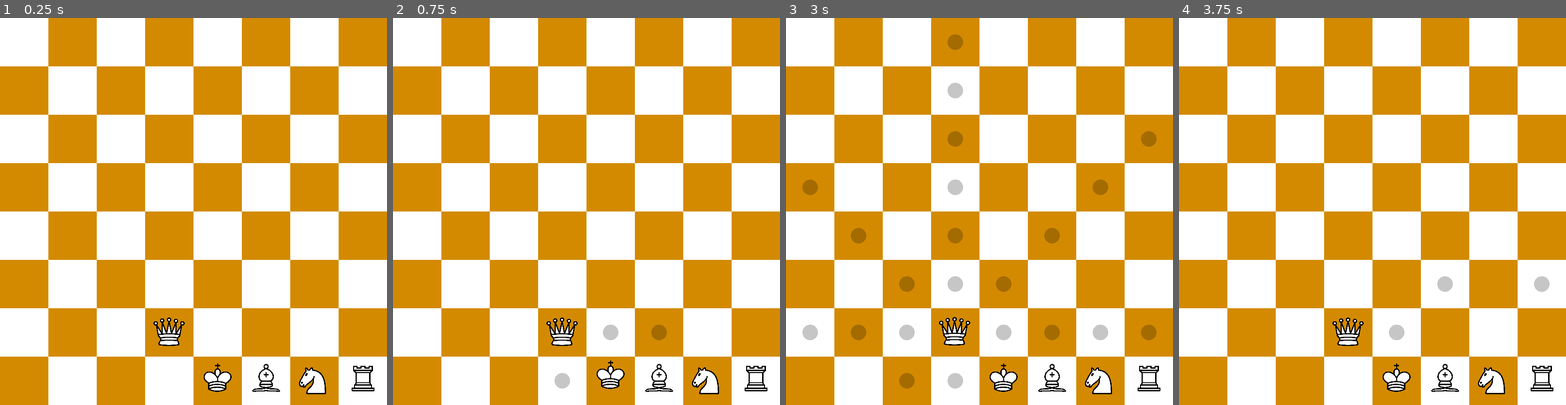
Above: before the commit, frames 1-4 (left to right).
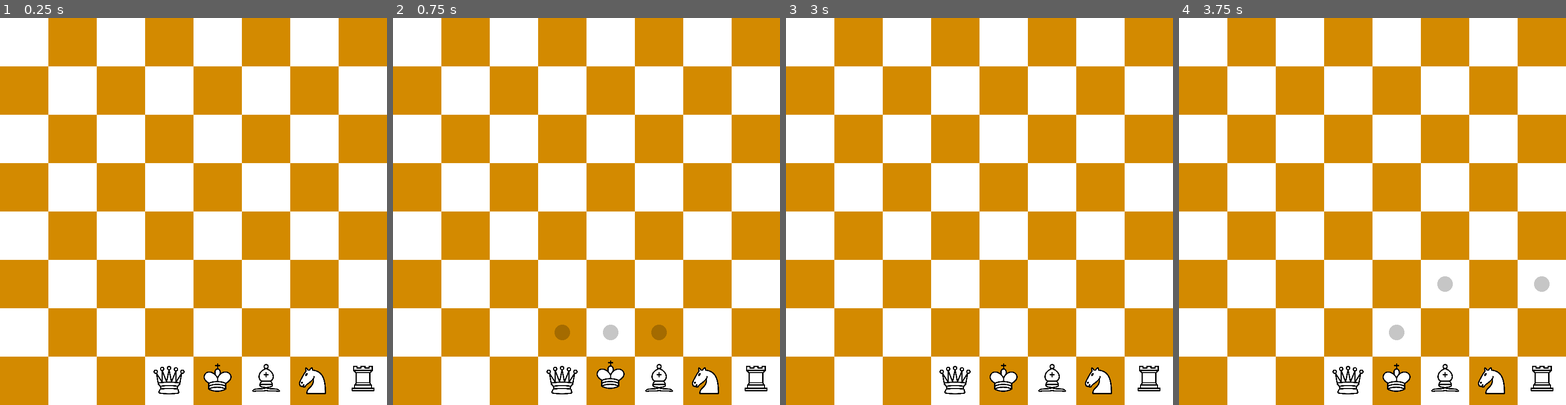
Above: after the commit, the same moments.

Repository: OverripeBanana/Chess
Game: Godot game, scene res://scenes/main.tscn
The game is run twice, just before and just after one commit, with the same random seed, the same clock (stepped at 60 frames per second) and the same inputs.
Inputs (mouse positions are in pixels of both pictures, inside the frame that each line leads up to):
- Up to frame 1 (0.25 s): no input
- Up to frame 2 (0.75 s): tap Enter at 0.5 s; move the mouse to (609, 377) at 0.52 s; click (609, 377) at 0.67 s
- Up to frame 3 (3 s): tap Space at 1.25, 2.75 s; move the mouse to (1149, 377) at 1.27 s; click (1149, 377) at 1.42 s; tap Enter at 2 s; move the mouse to (1053, 381) at 2.02 s; click (1053, 381) at 2.17 s; move the mouse to (956, 331) at 2.77 s; click (956, 331) at 2.92 s
- Up to frame 4 (3.75 s): tap Enter at 3.5 s; move the mouse to (1492, 381) at 3.52 s; click (1492, 381) at 3.67 s

The runs differ from the first frame. In frame 1, 0.5% of the frame differs, in the area x 39-48%, y 77-98%; in frame 2, 0.6%; in frame 3, 3.3%, in the area x 4-96%, y 4-98%; in frame 4, 0.5%.

Commit message:
Revert "moved the queen lol"
This reverts commit 654eb9257a9bd55b0f6e7d0a571b7f6ced27bf5a.

Diff:
--- a/scenes/main.tscn
+++ b/scenes/main.tscn
@@ -26,7 +26,7 @@
 position = Vector2(550, 750)
 
 [node name="White Queen" parent="Pieces/White" instance=ExtResource("6_v47w3")]
-position = Vector2(350, 650)
+position = Vector2(350, 750)
 
 [node name="White Knight" parent="Pieces/White" instance=ExtResource("7_2ra00")]
 position = Vector2(650, 750)
